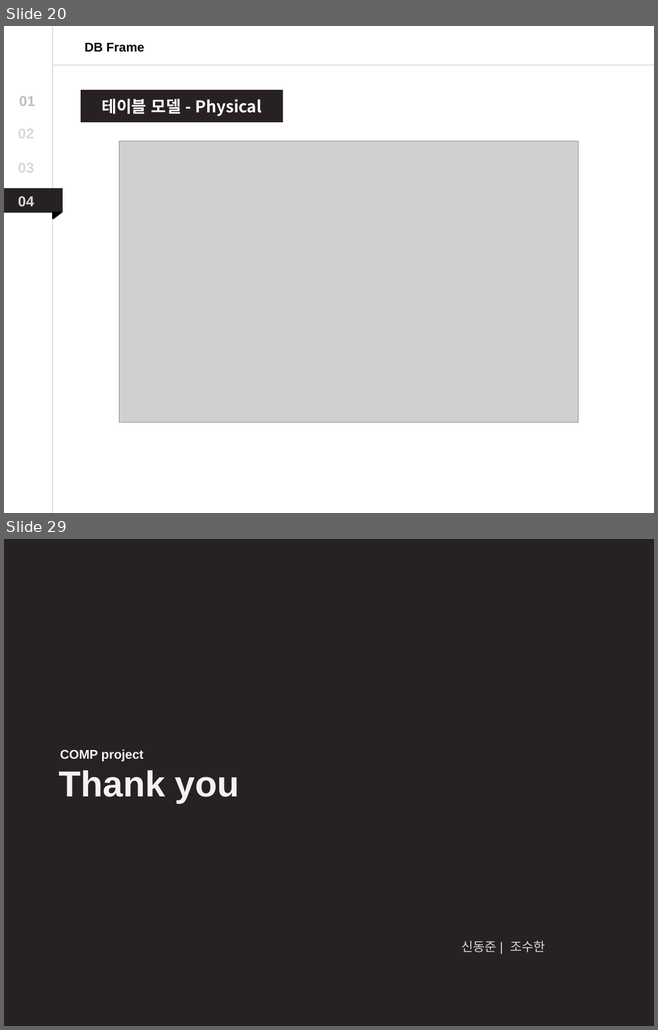
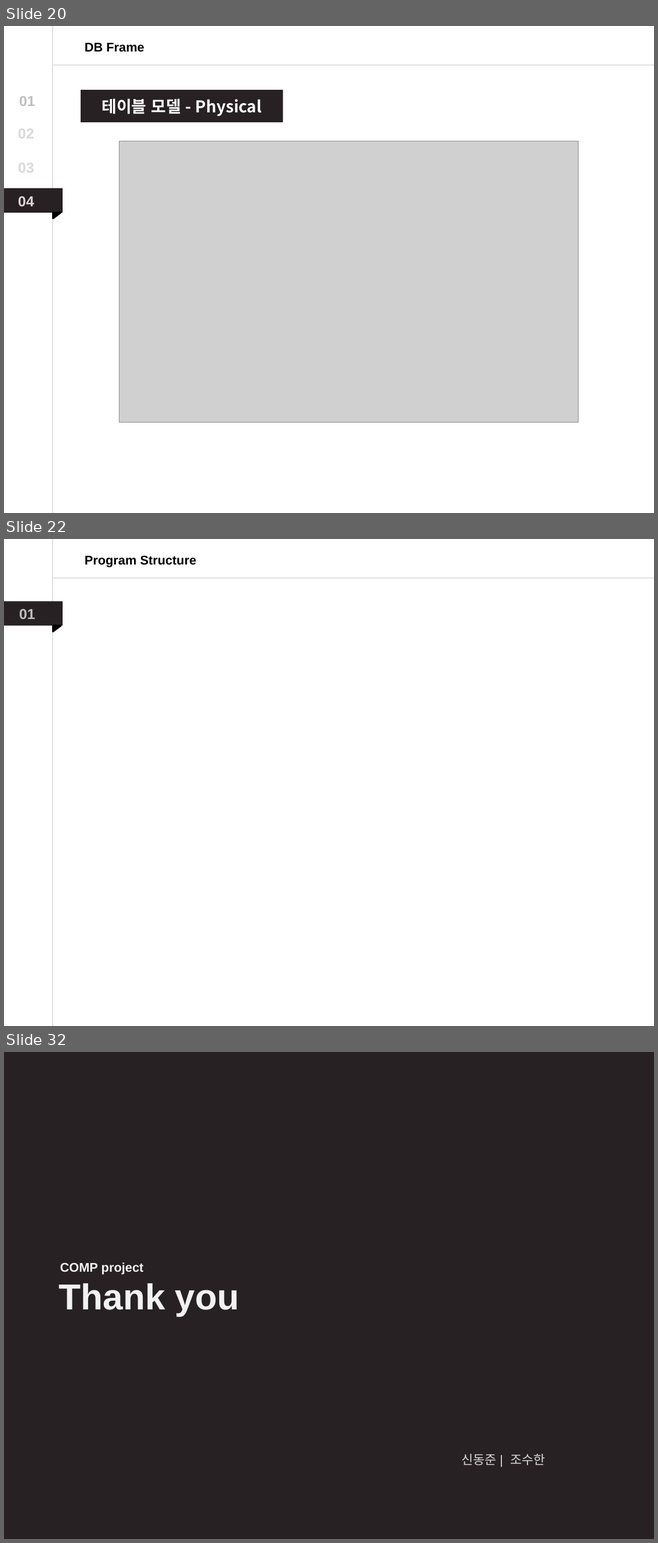
Before and after one commit to Dong-Jun-Shin/COMP_project, a slide deck: Document/DOC_source/ppt/pptTemp.pptx. Shown one above the other, each under a label of ours: slides 20 and 29 before the commit, slides 20, 22 and 32 after it; the slides between them are not shown. The pictures are 658x1030 and 658x1543 pixels, drawn with LibreOffice and Linux fonts; fonts in the diff are those of the drawing; grey boxes stand for pictures. Boxes give left, top, right and bottom in pixels: in the first picture for what was removed or moved away, otherwise in the second. Text is boxed around its words. In the diff, an @@ line names an element or a change of style, - is before the commit and + after.

```diff
--- a/Document/DOC_source/ppt/pptTemp.pptx
+++ b/Document/DOC_source/ppt/pptTemp.pptx
@@ slide 22 added at bbox=[4, 539, 654, 1026], background #FFFFFF @@
@@ line added from (53, 539) to (53, 1026), #A6A6A6 0.75 pt @@
@@ text added at bbox=[85, 555, 197, 567], 14 pt, text #000000, bold @@
+Program Structure
@@ line added from (654, 578) to (53, 578), #A6A6A6 0.75 pt @@
@@ rectangle added at bbox=[4, 602, 63, 626], fill #272123 @@
@@ text added at bbox=[19, 609, 35, 619], 16 pt, text #BFBFBF, bold @@
+01
@@ right triangle added at bbox=[53, 626, 61, 632], fill #000000, outline #000000 2 pt @@
@@ what was slide 29 is now slide 32 @@
```
Also in this commit, not shown: 11 slides changed, 4 other slides added, 2 slides removed, 2 other files.
